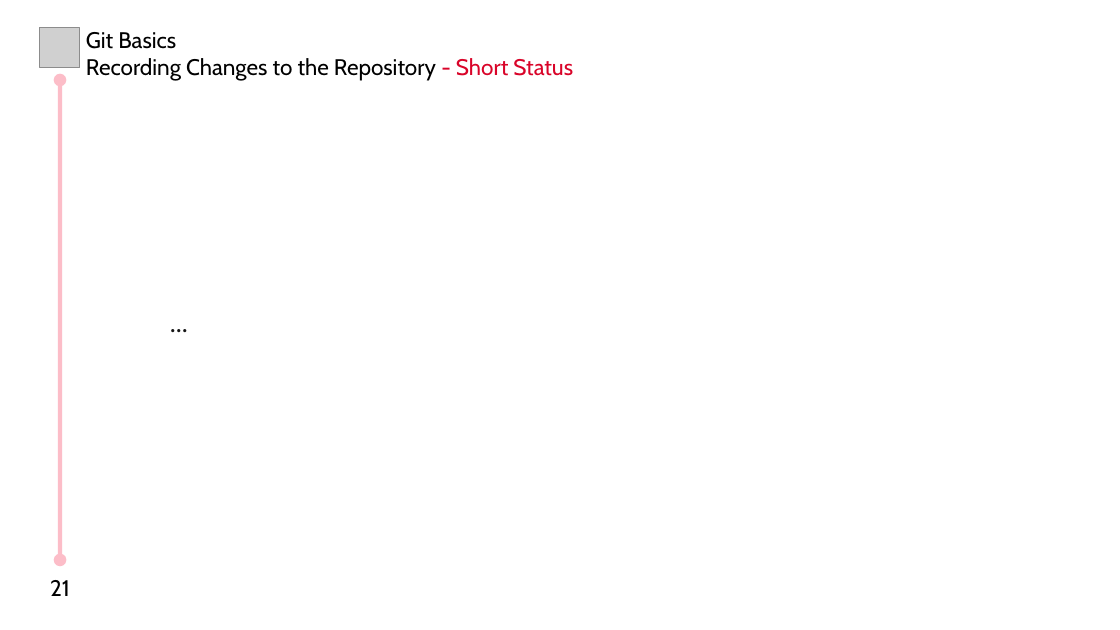
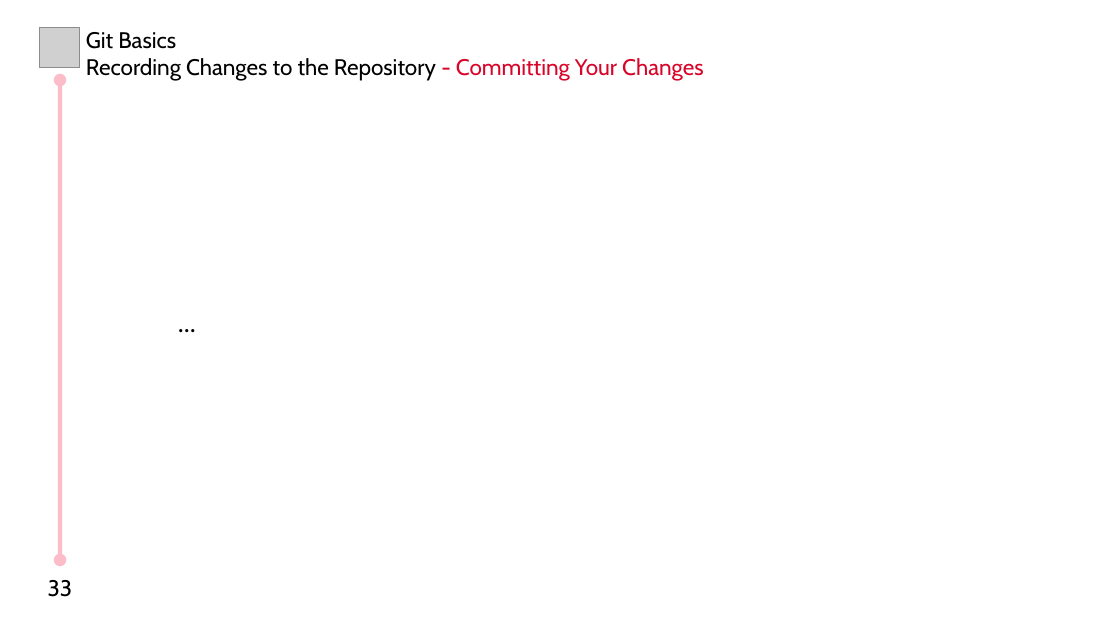
Before and after one commit to MHBahrampour/git-presentation-files, a slide deck: slide 33 of Chapter 2/Chapter 2.odp (slide 21 before the commit). Drawn at 1120x630 pixels with LibreOffice and Linux fonts; fonts in the diff are those of the drawing; grey boxes stand for pictures. Boxes give left, top, right and bottom in pixels: in the first picture for what was removed or moved away, otherwise in the second. Text is boxed around its words. In the diff, an @@ line names an element or a change of style, - is before the commit and + after.

Commit message:
'Ch2 - Viewing Your Staged and Unstaged Changes' is completed

```diff
--- a/Chapter 2/Chapter 2.odp
+++ b/Chapter 2/Chapter 2.odp
@@ text at (86, 58, 704, 81): text changed @@
-Recording Changes to the Repository - Short Status
+Recording Changes to the Repository - Committing Your Changes
@@ text "...": place and size @@
-text "..." at (160, 160, 968, 480)
+text "..." at (168, 160, 952, 480)
@@ text "..." at (168, 160, 952, 480): text colour #151515 to #000000 @@
@@ text at (48, 580, 73, 597): text changed @@
-21
+33
```
Also in this commit, not shown: 12 slides added.
